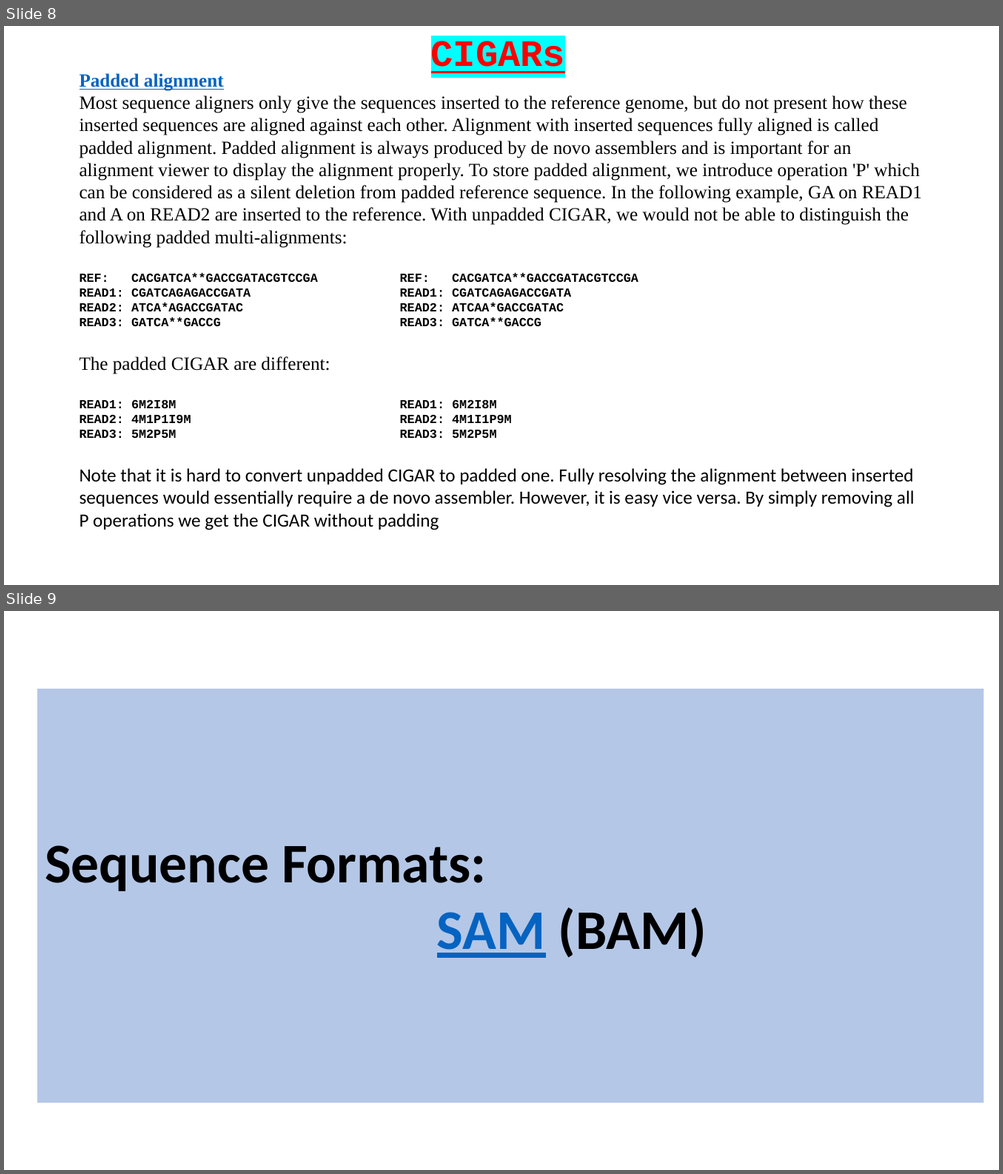
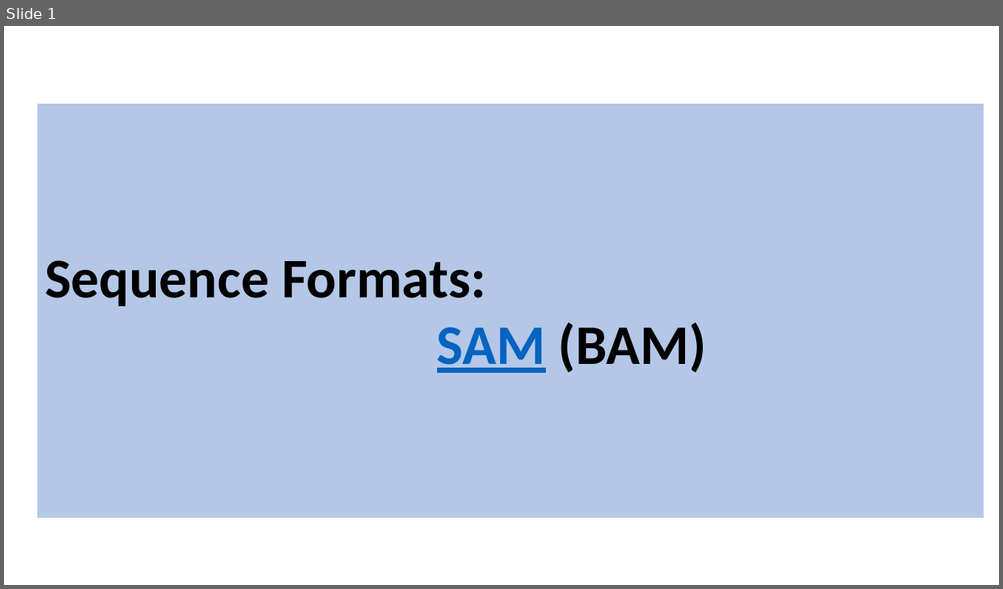
Before and after one commit to BioinformaticsTraining/Introduction-to-Bioinformatics, a slide deck: Flip Presentations/NGS_Intro/03-SAM_BAM/BAM_CIGAR.pptx. Shown one above the other, each under a label of ours: slides 8 and 9 before the commit, slide 1 after it. The pictures are 1003x1174 and 1003x589 pixels, drawn with LibreOffice and Linux fonts; fonts in the diff are those of the drawing. Boxes give left, top, right and bottom in pixels: in the first picture for what was removed or moved away, otherwise in the second. Text is boxed around its words. In the diff, an @@ line names an element or a change of style, - is before the commit and + after.

Commit message:
Jusy N & P to do for CIGARs
	modified:   Flip Presentations/NGS_Intro/02-CIGARS/02-CIGARS.pptx
	modified:   Flip Presentations/NGS_Intro/03-SAM_BAM/BAM_CIGAR.pptx

```diff
--- a/Flip Presentations/NGS_Intro/03-SAM_BAM/BAM_CIGAR.pptx
+++ b/Flip Presentations/NGS_Intro/03-SAM_BAM/BAM_CIGAR.pptx
@@ slide 8 removed at bbox=[4, 26, 999, 585], background #FFFFFF @@
@@ text removed at bbox=[431, 41, 565, 73] @@
-CIGARs
@@ text removed at bbox=[79, 73, 922, 531] @@
-Padded alignment
-Most sequence aligners only give the sequences inserted to the reference genome, but do not present how these inserted sequences are aligned against each other. Alignment with inserted sequences fully aligned is called padded alignment. Padded alignment is always produced by de novo assemblers and is important for an alignment viewer to display the alignment properly. To store padded alignment, we introduce operation 'P' which can be considered as a silent deletion from padded reference sequence. In the following example, GA on READ1 and A on READ2 are inserted to the reference. With unpadded CIGAR, we would not be able to distinguish the following padded multi-alignments:
-REF: CACGATCA**GACCGATACGTCCGA REF: CACGATCA**GACCGATACGTCCGA
-READ1: CGATCAGAGACCGATA READ1: CGATCAGAGACCGATA
-READ2: ATCA*AGACCGATAC READ2: ATCAA*GACCGATAC
-READ3: GATCA**GACCG READ3: GATCA**GACCG
-The padded CIGAR are different:
-READ1: 6M2I8M READ1: 6M2I8M
-READ2: 4M1P1I9M READ2: 4M1I1P9M
-READ3: 5M2P5M READ3: 5M2P5M
-Note that it is hard to convert unpadded CIGAR to padded one. Fully resolving the alignment between inserted sequences would essentially require a de novo assembler. However, it is easy vice versa. By simply removing all P operations we get the CIGAR without padding
@@ what was slide 9 is now slide 1 @@
```
Also in this commit, not shown: 1 slide changed, 7 other slides removed, 1 other file.
